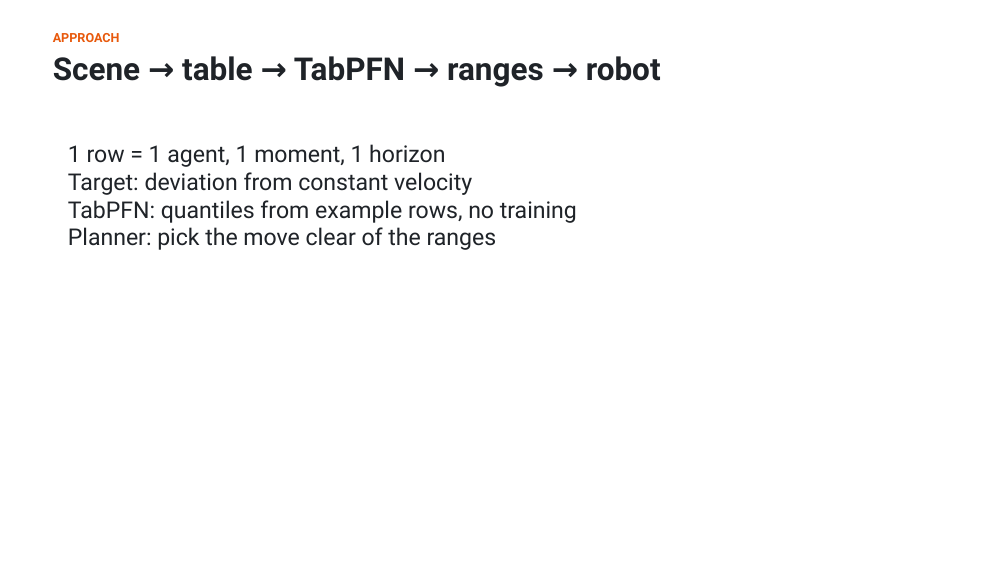
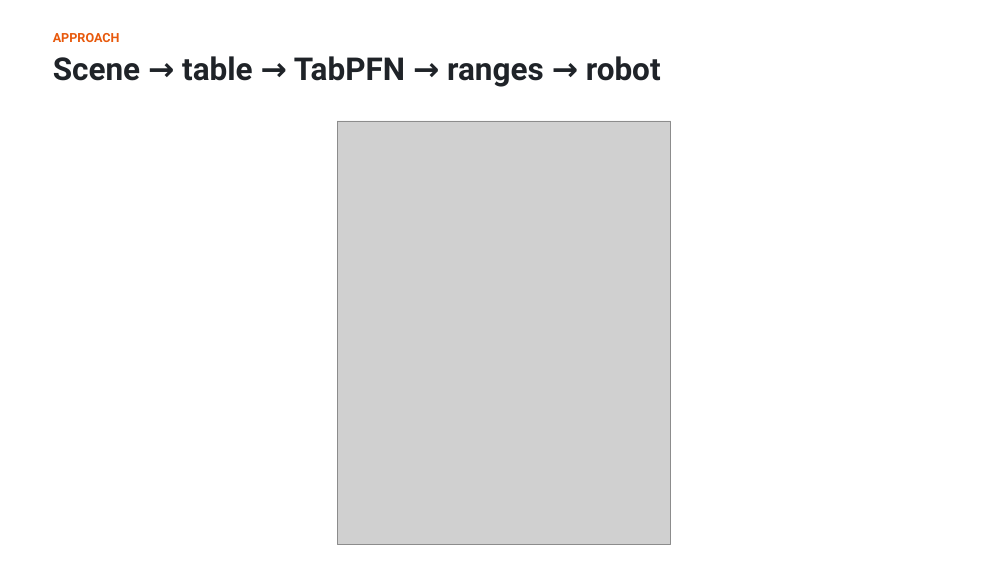
Before and after one commit to shiinalight/Foresight, a slide deck: slide 3 of deck/Foresight.pptx. Drawn at 1008x567 pixels with LibreOffice and Linux fonts; fonts in the diff are those of the drawing; grey boxes stand for pictures. Boxes give left, top, right and bottom in pixels: in the first picture for what was removed or moved away, otherwise in the second. Text is boxed around its words. In the diff, an @@ line names an element or a change of style, - is before the commit and + after.

```diff
--- a/deck/Foresight.pptx
+++ b/deck/Foresight.pptx
@@ text removed at (x1=68, y1=144, x2=577, y2=250) @@
-1 row = 1 agent, 1 moment, 1 horizon
-Target: deviation from constant velocity
-TabPFN: quantiles from example rows, no training
-Planner: pick the move clear of the ranges
@@ picture added at (x1=337, y1=121, x2=671, y2=544) @@
```
Also in this commit, not shown: 3 other slides changed, 9 slides added, 12 slides removed, 3 other files.
